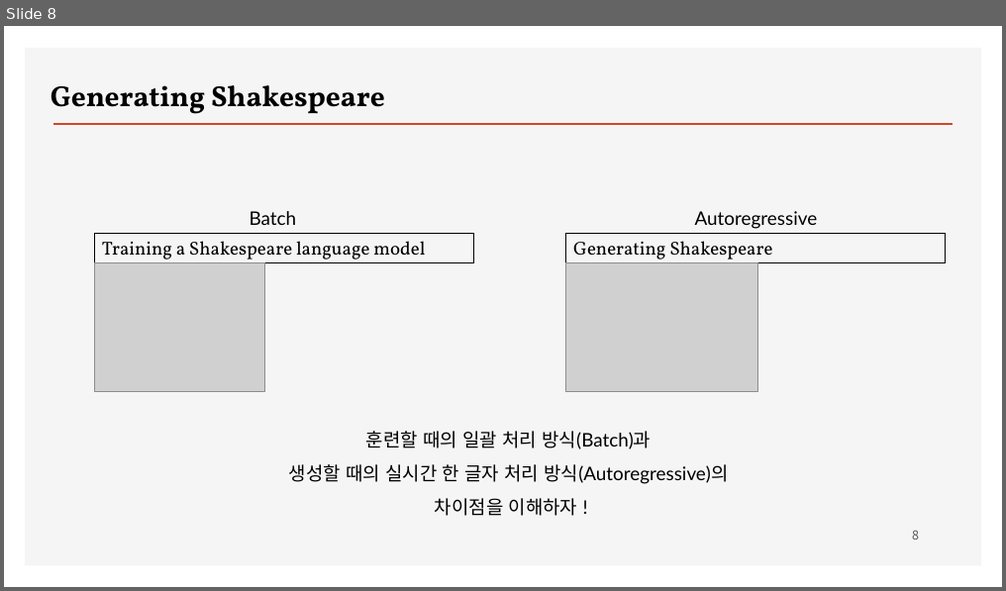
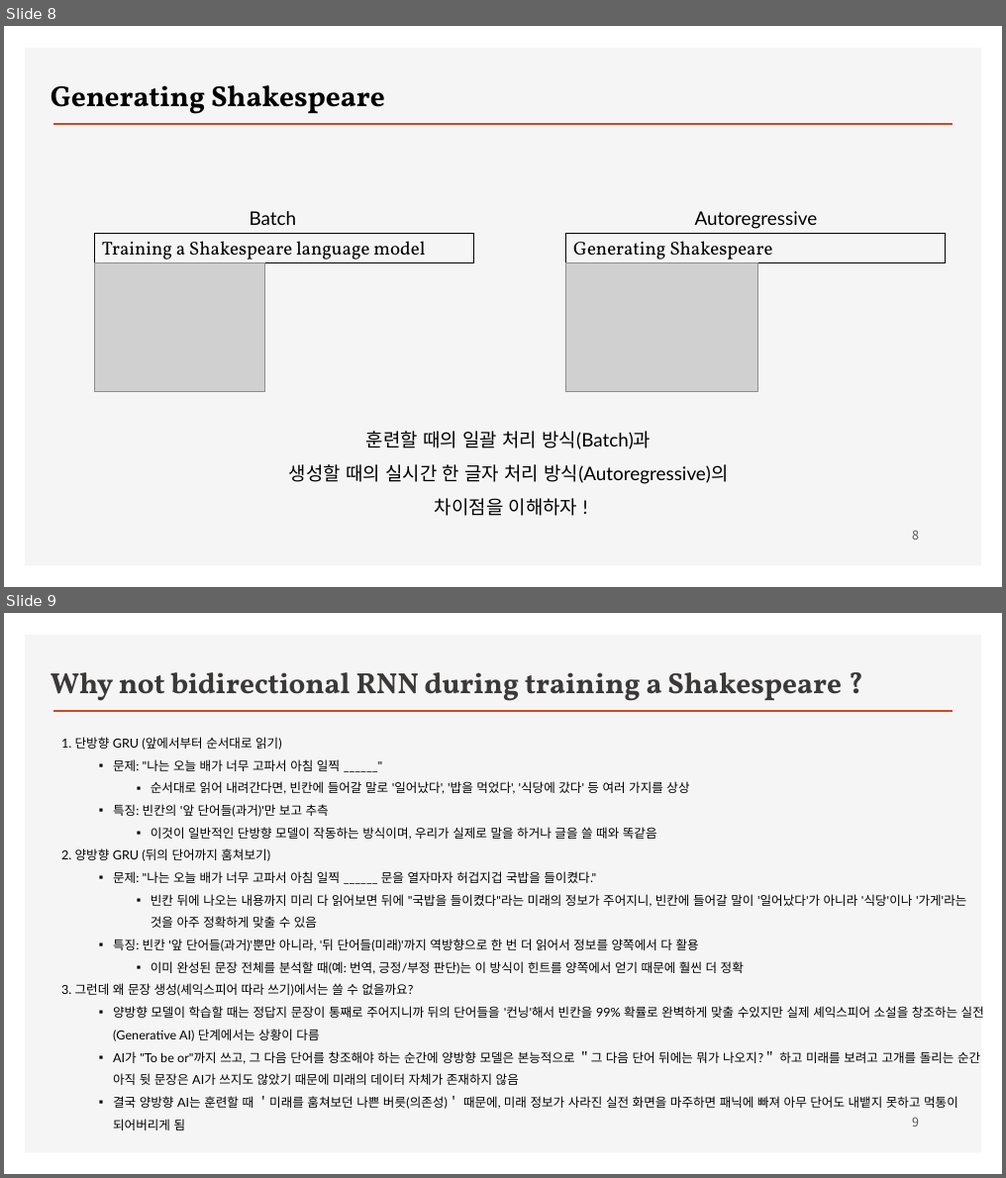
Before and after one commit to ancestor9/2026_Fall_Deep-Learning-with-Python, a slide deck: Chapter 15 Language models and the Transformer.pptx. Shown one above the other, each under a label of ours: slide 8 before the commit, slides 8 and 9 after it. The pictures are 1006x591 and 1006x1178 pixels, drawn with LibreOffice and Linux fonts; fonts in the diff are those of the drawing; grey boxes stand for pictures; background and template pictures are left out. Boxes give left, top, right and bottom in pixels: in the first picture for what was removed or moved away, otherwise in the second. Text is boxed around its words. In the diff, an @@ line names an element or a change of style, - is before the commit and + after.

```diff
--- a/Chapter 15 Language models and the Transformer.pptx
+++ b/Chapter 15 Language models and the Transformer.pptx
@@ slide 9 added at (4,613,1002,1174), background #FFFFFF; not listed: 2 template elements that a slide beside it also shows @@
@@ text added at (51,672,842,701), 28 pt, text #3B3838, bold @@
+Why not bidirectional RNN during training a Shakespeare ?
@@ text added at (61,737,984,1131), 12 pt, text #000000 @@
+1. 단방향 GRU (앞에서부터 순서대로 읽기)
+  ▪ 문제: "나는 오늘 배가 너무 고파서 아침 일찍 ______"
+    ▪ 순서대로 읽어 내려간다면, 빈칸에 들어갈 말로 '일어났다', '밥을 먹었다', '식당에 갔다' 등 여러 가지를 상상
+  ▪ 특징: 빈칸의 '앞 단어들(과거)'만 보고 추측
+    ▪ 이것이 일반적인 단방향 모델이 작동하는 방식이며, 우리가 실제로 말을 하거나 글을 쓸 때와 똑같음
+2. 양방향 GRU (뒤의 단어까지 훔쳐보기)
+  ▪ 문제: "나는 오늘 배가 너무 고파서 아침 일찍 ______ 문을 열자마자 허겁지겁 국밥을 들이켰다."
+    ▪ 빈칸 뒤에 나오는 내용까지 미리 다 읽어보면 뒤에 "국밥을 들이켰다"라는 미래의 정보가 주어지니, 빈칸에 들어갈 말이 '일어났다'가 아니라 '식당'이나 '가게'라는 것을 아주 정확하게 맞출 수 있음
+  ▪ 특징: 빈칸 '앞 단어들(과거)'뿐만 아니라, '뒤 단어들(미래)'까지 역방향으로 한 번 더 읽어서 정보를 양쪽에서 다 활용
+    ▪ 이미 완성된 문장 전체를 분석할 때(예: 번역, 긍정/부정 판단)는 이 방식이 힌트를 양쪽에서 얻기 때문에 훨씬 더 정확
+3. 그런데 왜 문장 생성(셰익스피어 따라 쓰기)에서는 쓸 수 없을까요?
+  ▪ 양방향 모델이 학습할 때는 정답지 문장이 통째로 주어지니까 뒤의 단어들을 '컨닝'해서 빈칸을 99% 확률로 완벽하게 맞출 수있지만 실제 셰익스피어 소설을 창조하는 실전(Generative AI) 단계에서는 상황이 다름
+  ▪ AI가 "To be or"까지 쓰고, 그 다음 단어를 창조해야 하는 순간에 양방향 모델은 본능적으로 ＂그 다음 단어 뒤에는 뭐가 나오지?＂ 하고 미래를 보려고 고개를 돌리는 순간 아직 뒷 문장은 AI가 쓰지도 않았기 때문에 미래의 데이터 자체가 존재하지 않음
+  ▪ 결국 양방향 AI는 훈련할 때 ＇미래를 훔쳐보던 나쁜 버릇(의존성)＇ 때문에, 미래 정보가 사라진 실전 화면을 마주하면 패닉에 빠져 아무 단어도 내뱉지 못하고 먹통이 되어버리게 됨
@@ page number added at (912,1117,919,1127), 12 pt, text #595959 @@
+9
```
Also in this commit, not shown: 1 slide changed, 13 other slides added.
